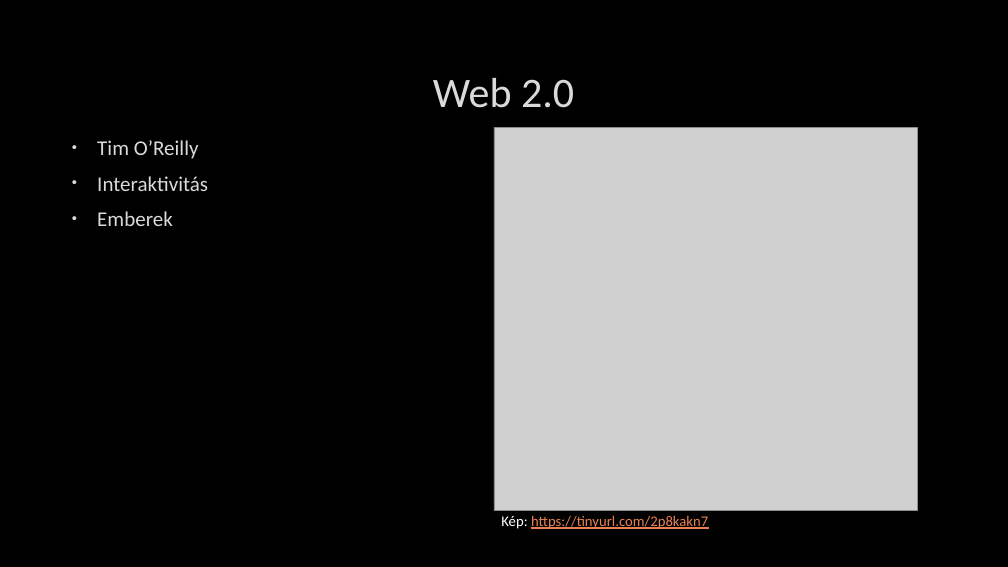
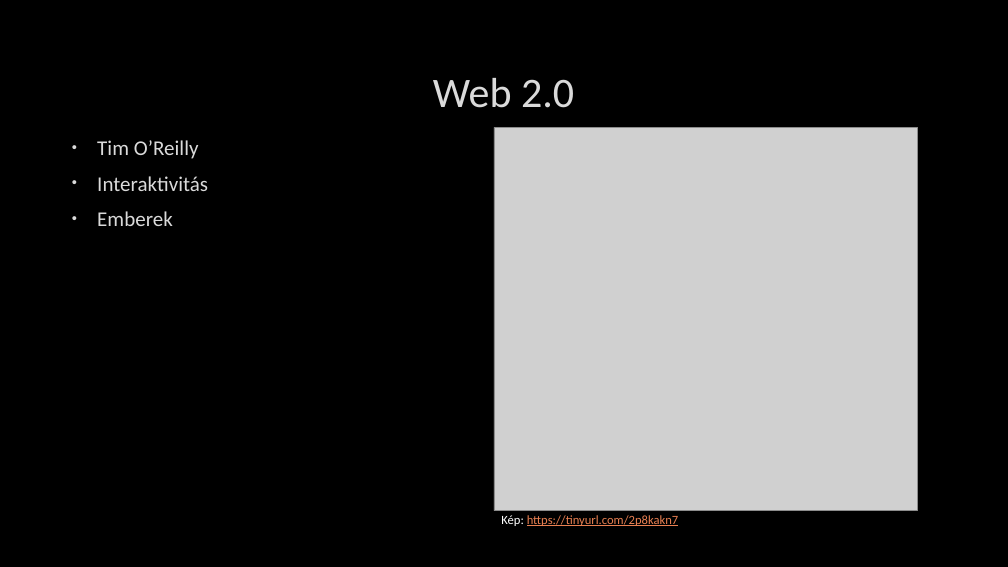
Before and after one commit to UtasiB/IKTesWEB, a slide deck: slide 4 of Web 2.0.pptx. Drawn at 1008x567 pixels with LibreOffice and Linux fonts; fonts in the diff are those of the drawing; grey boxes stand for pictures; background and template pictures are left out. Boxes give left, top, right and bottom in pixels: in the first picture for what was removed or moved away, otherwise in the second. Text is boxed around its words. In the diff, an @@ line names an element or a change of style, - is before the commit and + after.

```diff
--- a/Web 2.0.pptx
+++ b/Web 2.0.pptx
@@ text "Kép: https://tinyurl.com/2p8kakn7" at [501, 515, 679, 526]: size 14 to 12 pt @@
```
Also in this commit, not shown: 3 other slides changed, 1 slide added, 1 slide removed.
